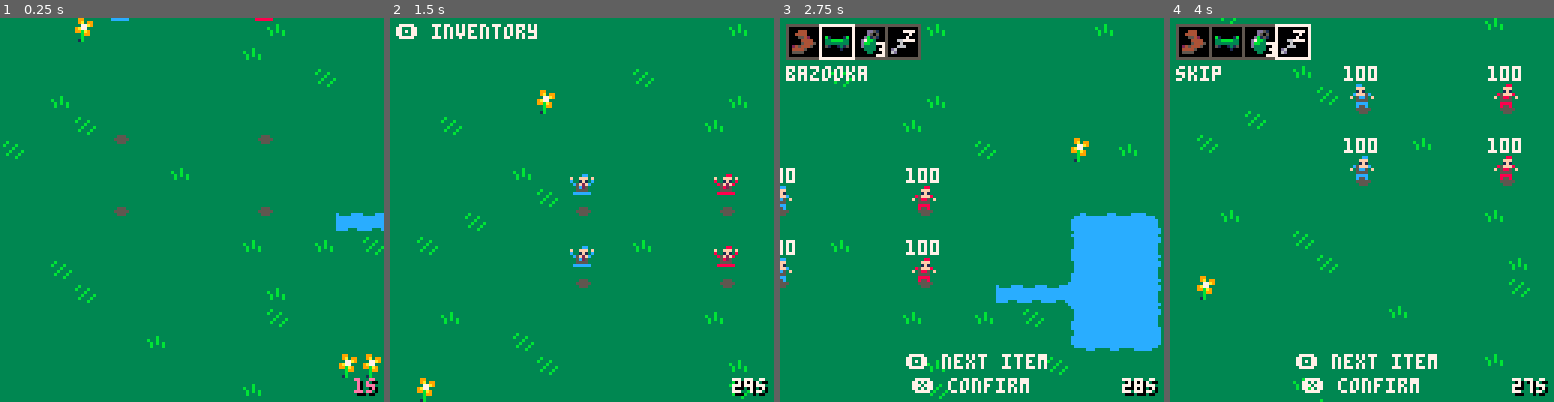
Above: before the commit, frames 1-4 (left to right).
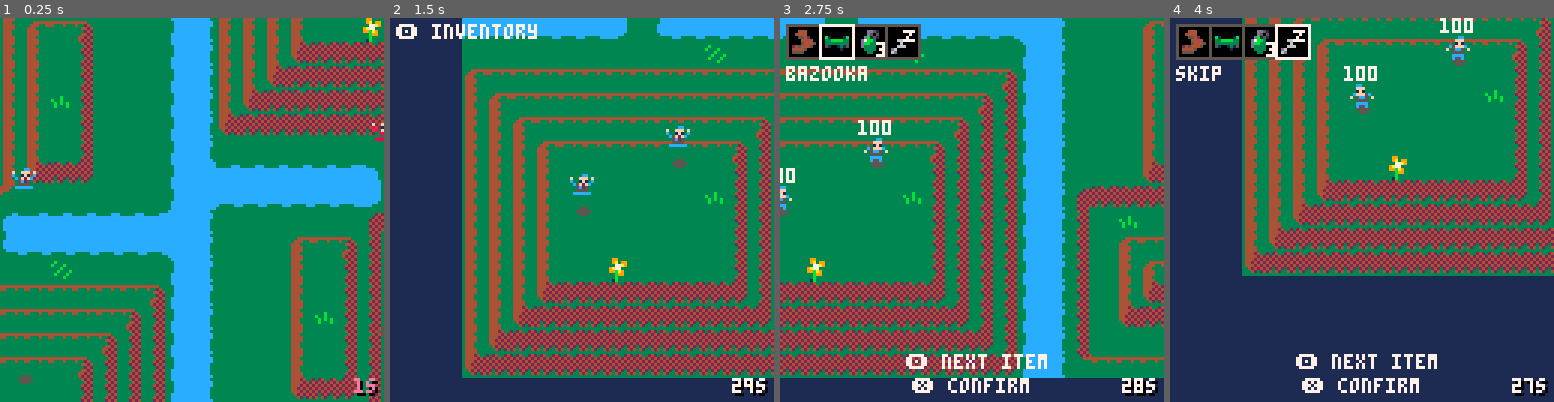
Above: after the commit, the same moments.

Repository: pedrus16/tiny-war
Game: PICO-8 cartridge hogs.p8
Two runs of this game, one before a commit and one after it. Both use one fixed random seed, a clock stepped at 60 frames per second and the inputs below.
Inputs:
- Up to frame 1 (0.25 s): no input
- Up to frame 2 (1.5 s): tap X (X key) at 0.33, 1.07 s; tap O (Z key) at 0.7 s
- Up to frame 3 (2.75 s): hold Right 1.6-2.1 s; tap O (Z key) at 1.7, 2.1, 2.5 s; tap X (X key) at 1.85 s; hold Up 2.15-2.42 s; hold Right from 2.47 s (still down)
- Up to frame 4 (4 s): tap O (Z key) at 2.9, 3.3, 3.7 s; tap X (X key) at 2.97 s; release Right at 3.03 s; hold Left 3.08-3.58 s; hold Down 3.63-3.97 s

The runs differ from the first frame. In frame 1, 41% of the frame differs, in the area x 0-100%, y 0-100%; in frame 2, 52%; in frame 3, 47%; in frame 4, 65%.

Commit message:
feat: heightmap WIP

Diff:
--- a/camera.lua
+++ b/camera.lua
@@ -13,7 +13,8 @@
 
 
 function draw_camera()
-	camera(main_camera.x*8-64,main_camera.y*8-64)
+	local x, y = scrn_xy(main_camera.x,main_camera.y, 0)
+	camera(x - 64, y - 64)
 end
 
 
--- a/hogs.p8
+++ b/hogs.p8
@@ -12,6 +12,7 @@
 #include ./unit.lua
 #include ./bullet.lua
 #include ./item.lua
+#include ./map.lua
 
 #include ./items/bazooka.lua
 #include ./items/hand_grenade.lua
@@ -88,6 +89,7 @@
 
 	-- draw the whole map (128⁙32)
 	map(0,0,0,0,map_size,map_size)
+	-- game_map:draw()
 
 	-- draw entities
 	for e in all (ents) do
@@ -327,41 +329,41 @@
 0000000000000000000000010101010100000000000000000000001010020202000000000000000000000002020202020000000000000000000000020202020200000000000000000000000000000000000000000000000000000000000000000000000000000000000000000000000000000000000000000000000000000000
 0000000000000000000000000000000000000000000000000000000000000000000000000000000000000000000000000000000000000000000000000000000000000000000000000000000000000000000000000000000000000000000000000000000000000000000000000000000000000000000000000000000000000000
 __map__
-0e0e0e0e0e0e0e0f0e0e0e0e0e0e0e0e0e0e0e0e0e0e0e0e0e0f0e0e0e0e0e0e3a3a3a3a3a3a3a3a3a3a3a3a3a3a3a3a3a3a3a3a3a3a3a3a3a3a3a3a3a3a3a3a00000000000000000000000000000000000000000000000000000000000000000000000000000000000000000000000000000000000000000000000000000000
-0e0e0c0e0e0b0e0e0e0e0e0e0e0e0e0d0f0e0e0e0e0e0e0e0e0e0e0e0e0e0e0e3a3a2a2a2a2a2a2a2a2a2a2a2a2a2a2a2a2a2a2a2a2a2a2a2a2a2a2a2a2a2a2a00000000000000000000000000000000000000000000000000000000000000000000000000000000000000000000000000000000000000000000000000000000
-0e0e0e0e0e0e0e0e0e0e0e0e0e0b0e0e0e0e0e0e0e0f0e0e0e0e0e0e0e0e0e0e3a2a2a1a1a1a1a1a1a1a1a1a1a1a1a1a1a1a1a1a1a1a1a1a1a1a1a1a1a1a1a1a00000000000000000000000000000000000000000000000000000000000000000000000000000000000000000000000000000000000000000000000000000000
-0e0e0e0e0e0e0e0e0e0e0e0e0e0e0e0e0e0e0e0e0e0e0e0e0e0e0e0e0e0f0e0e3a2a1a1a0a0a0a0a0a0a0a0a0a0a0a0a0a0a0a0a0a0a0a0a0a0a0a0a0a0a0a0a00000000000000000000000000000000000000000000000000000000000000000000000000000000000000000000000000000000000000000000000000000000
-0f0e0e0e0c0e0e0e0d0e0e0e0e0e0e0e0e0e0e0e0e0e0e0e0e0e0e0e0e0e0e0e3a2a1a0a0a39393939393939393939393939393939393939393939393939393900000000000000000000000000000000000000000000000000000000000000000000000000000000000000000000000000000000000000000000000000000000
-0e0e0e0e0e0e0e0e0e0e0e0e0e0e0e0e0e0e0e0c0e0e0e0e0e0e0c0e0e0e0e0e3a2a1a0a3939292929292929292929292929292929292929292929292929292900000000000000000000000000000000000000000000000000000000000000000000000000000000000000000000000000000000000000000000000000000000
-0e0e0e0e0e0e0e0e0e0e0e0e0e0e0e0e0e0e0e0e0e0e0e0e0e0e0e0e0e0e0e0e3a2a1a0a3929291919191919191919191919191919191919191919191919191900000000000000000000000000000000000000000000000000000000000000000000000000000000000000000000000000000000000000000000000000000000
-0e0c0e0e0b0e0e0e0e0e0e0e0e0e0e0f0e0e0e0e0e0e0e0e0e0e0e0e0e0c0e0e3a2a1a0a3929191909090909090909090909090909090909090909090909090900000000000000000000000000000000000000000000000000000000000000000000000000000000000000000000000000000000000000000000000000000000
-0e0e0e0e0e0e0e0e0e0e0e0d0e0e0e0e0e0e0e0c0e0e0e0e0e0e0e0e0e0e0e0e3a2a1a0a3929190909090909090909090909090909090909090909090909091900000000000000000000000000000000000000000000000000000000000000000000000000000000000000000000000000000000000000000000000000000000
-0e0e0e0e0e0e0e0f0e0e0e0e0e0e0e0e0e0e0c0e0e0e0e0e0e0e0e0e0e0e0e0e3a2a1a0a3929190909090919090909091919090919191909091919191909092900000000000000000000000000000000000000000000000000000000000000000000000000000000000000000000000000000000000000000000000000000000
-0e0e0e0e0e0e0e0e0e0e0e0e0e0e0e0e0e0e0e0e0e0f0e0e0e0d0e0c0e0e0e0e3a2a1a0a3929190909091919190909091919090919291909091929291909093900000000000000000000000000000000000000000000000000000000000000000000000000000000000000000000000000000000000000000000000000000000
-0e0e0d0e0e0e0e0e0e0e0c0e0e0e0e0e0e0e0e0e0e0e0e0e0e0e0e0e0e0e0e0e3a2a1a0a3929190909090919090909090909090919191909091929291909090a00000000000000000000000000000000000000000000000000000000000000000000000000000000000000000000000000000000000000000000000000000000
-0e0e0e0e0e0e0e0e0e0e0e0f0e0e0e0e0e0e0e0e0e0e0e0e0e0e0e0e0e0e0e0e3a2a1a0a3929190909090909090909090909090909090909091919191909091a00000000000000000000000000000000000000000000000000000000000000000000000000000000000000000000000000000000000000000000000000000000
-0e0e0e0e0e0e0e0e0f0e0e0e0e1b0e0e0e0e0e1c0e0e0e0e0e3b2f2f3c0e0e0c3a2a1a0a3929190909090909090909090909090909090909090909090909092a00000000000000000000000000000000000000000000000000000000000000000000000000000000000000000000000000000000000000000000000000000000
-0e0e0e0e0e0e0f0e0e0e0e0e0e0e0e0c0e0e0e0e0e0e0e0e0e2c1f1f2d0e0e0e3a2a1a0a3929190909090909090909090909090909090909090909090909093a00000000000000000000000000000000000000000000000000000000000000000000000000000000000000000000000000000000000000000000000000000000
-0e0e0e0e0e0e0e0e0e0e0e0e0e0e0e0e0e0e0e0e0e0e0e0e0e2c1f1f2d0e0e0e3a2a1a0a3929190909090909090909090909090909090909191919191909092a00000000000000000000000000000000000000000000000000000000000000000000000000000000000000000000000000000000000000000000000000000000
-0e0e0e0e0e0e0e0e0e0e0e0e0e1b0e0e0e0e0e1c0e0e3f3f3f1f1f1f2d0e0e0e3a2a1a0a3929190909090909090909090909090909090909192929291909091a00000000000000000000000000000000000000000000000000000000000000000000000000000000000000000000000000000000000000000000000000000000
-0e0e0e0c0e0e0e0c0e0e0e0e0e0e0e0e0e0e0c0e0e0c0e0f0e2c1f1f2d0e0e0e3a2a1a0a3929190909090909090909090909090909090909192939291909090a00000000000000000000000000000000000000000000000000000000000000000000000000000000000000000000000000000000000000000000000000000000
-0e0e0e0e0e0e0e0e0e0e0f0e0e0e0e0e0e0e0e0e0e0e0e0e0e3e2e2e3d0e0e0e3a2a1a0a3929190909090909090909090909090909090909192929291909093900000000000000000000000000000000000000000000000000000000000000000000000000000000000000000000000000000000000000000000000000000000
-0e0e0e0e0e0e0e0e0e0e0e0f0e0e0e0e0e0e0e0c0e0e0e0e0b0e0e0e0e0e0e0e3a2a1a0a3929190909090909090909090909090909090909191919191909092900000000000000000000000000000000000000000000000000000000000000000000000000000000000000000000000000000000000000000000000000000000
-0e0e0e0e0e0e0d0e0e0e0e0e0e0e0e0e0e0e0e0f0e0e0e0e0e0e0e0e0e0e0e0e3a2a1a0a3929190909090909090909090909090909090909090909090909091900000000000000000000000000000000000000000000000000000000000000000000000000000000000000000000000000000000000000000000000000000000
-0e0e0e0e0e0e0e0e0e0e0e0e0e0e0c0e0e0e0e0e0e0e0e0e0e0e0e0e0e0d0e0e3a2a1a0a3929190909090909090909090909090909090909090909090909090900000000000000000000000000000000000000000000000000000000000000000000000000000000000000000000000000000000000000000000000000000000
-0e0f0e0e0e0e0e0e0e0e0e0e0e0e0e0e0e0e0e0e0e0e0d0d0e0e0e0e0e0e0e0e3a2a1a0a3929190909090909090909090909090909090919191919191909090900000000000000000000000000000000000000000000000000000000000000000000000000000000000000000000000000000000000000000000000000000000
-0e0e0e0e0e0e0e0e0e0e0e0e0e0e0e0e0e0e0c0e0e0e0e0e0e0e0e0e0e0e0e0e3a2a1a0a3929190909090909090909090909090909090919292929291909090900000000000000000000000000000000000000000000000000000000000000000000000000000000000000000000000000000000000000000000000000000000
-0e0e0e0c0e0e0e0e0e0e0c0e0e0e0e0e0e0e0e0e0e0e0e0e0e0e0e0e0e0c0e0e3a2a1a0a3929190909090909091919191919191909090919293939291909090900000000000000000000000000000000000000000000000000000000000000000000000000000000000000000000000000000000000000000000000000000000
-0e0e0e0e0e0e0e0e0e0e0e0f0e0e0e0e0e0e0e0e0e0e0e0e0e0e0e0e0e0e0d0e3a2a1a0a3929190909090909091929292929291909090919293939291909090900000000000000000000000000000000000000000000000000000000000000000000000000000000000000000000000000000000000000000000000000000000
-0e0e0e0e0e0e0e0e0e0e0e0e0e0e0e0e0e0e0e0e0e0e0e0e0e0e0e0c0e0e0e0e3a2a1a0a3929190909090909091929393939291909090919292929291909090900000000000000000000000000000000000000000000000000000000000000000000000000000000000000000000000000000000000000000000000000000000
-0e0e0e0e0e0e0d0e0e0e0e0e0e0e0e0e0e0d0e0e0e0e0e0e0e0e0e0e0e0e0e0e3a2a1a0a3929190909090909091929390a39291909090919191919191909090900000000000000000000000000000000000000000000000000000000000000000000000000000000000000000000000000000000000000000000000000000000
-0e0e0e0e0e0e0e0c0e0e0e0e0e0e0e0e0e0e0e0e0e0e0e0e0e0e0e0e0e0e0e0e3a2a1a0a3929190909090909091929393939291909090909090909090909090900000000000000000000000000000000000000000000000000000000000000000000000000000000000000000000000000000000000000000000000000000000
-0e0f0e0e0e0e0e0e0e0e0e0e0e0e0c0e0e0e0e0e0e0e0f0e0e0e0e0e0e0c0e0e3a2a1a0a3929190909090909091929292929291909090909090909090909090900000000000000000000000000000000000000000000000000000000000000000000000000000000000000000000000000000000000000000000000000000000
-0e0e0e0e0e0e0e0e0e0e0e0e0e0e0e0e0e0e0e0c0e0e0e0e0e0e0f0e0e0e0e0e3a2a1a0a3929190909090909091919191919191909090909090909090909090900000000000000000000000000000000000000000000000000000000000000000000000000000000000000000000000000000000000000000000000000000000
-0e0e0e0e0e0e0e0e0e0e0e0e0e0e0e0e0e0e0e0e0e0b0e0e0e0e0e0e0e0e0e0e3a2a1a0a3929190909090909090909090909090909090909090909090909090900000000000000000000000000000000000000000000000000000000000000000000000000000000000000000000000000000000000000000000000000000000
-…(6 lines of a section not shown)…
+1929292929292929292929292929382c2d08090909090909090909090909090a000000000000000000000000000000000000000000000000000000000000000000000000000000000000000000000000000000000000000000000000000000000000000000000000000000000000000000000000000000000000000000000000
+1a0e0c0e0e0b0e0e0e0e0e0e0e0e182c2d180809090909090909090909090a1a000000000000000000000000000000000000000000000000000000000000000000000000000000000000000000000000000000000000000000000000000000000000000000000000000000000000000000000000000000000000000000000000
+1a0e080909090909090909090a0e182c2d1818080909090909090909090a1a1a000000000000000000000000000000000000000000000000000000000000000000000000000000000000000000000000000000000000000000000000000000000000000000000000000000000000000000000000000000000000000000000000
+1a0e1808090909090909090a1a0e182c2d18181808090909090909090a1a1a1a000000000000000000000000000000000000000000000000000000000000000000000000000000000000000000000000000000000000000000000000000000000000000000000000000000000000000000000000000000000000000000000000
+1a0e1828292929292929292a1a0e182c2d181818180e0e0e0e0e1c0e1a1a1a1a000000000000000000000000000000000000000000000000000000000000000000000000000000000000000000000000000000000000000000000000000000000000000000000000000000000000000000000000000000000000000000000000
+1a0e282929292929292929292a0e182c2d181818180e0e0e0e0e0e0c1a1a1a1a000000000000000000000000000000000000000000000000000000000000000000000000000000000000000000000000000000000000000000000000000000000000000000000000000000000000000000000000000000000000000000000000
+1a0e0e0e0e0e0e0e0e0e0e0e0e0e182c2d181818180e1c0e0e0e0e0e1a1a1a1a000000000000000000000000000000000000000000000000000000000000000000000000000000000000000000000000000000000000000000000000000000000000000000000000000000000000000000000000000000000000000000000000
+3a09090909090a0e080909090909392c2d181818180e0e0e0e0e0e0e1a1a1a1a000000000000000000000000000000000000000000000000000000000000000000000000000000000000000000000000000000000000000000000000000000000000000000000000000000000000000000000000000000000000000000000000
+08090909090a1a0e1808090a0e0e0e2c2d181818180e0e0d0e0e0e0e1a1a1a1a000000000000000000000000000000000000000000000000000000000000000000000000000000000000000000000000000000000000000000000000000000000000000000000000000000000000000000000000000000000000000000000000
+180809090a1a1a0f18180e1a0e0e0e2c2d18181828292929292929292a1a1a1a000000000000000000000000000000000000000000000000000000000000000000000000000000000000000000000000000000000000000000000000000000000000000000000000000000000000000000000000000000000000000000000000
+1818080a1a1a1a0e18180e1a0e0e0e2c2d1818282929292929292929292a1a1a000000000000000000000000000000000000000000000000000000000000000000000000000000000000000000000000000000000000000000000000000000000000000000000000000000000000000000000000000000000000000000000000
+1818181a1a1a1a0e18180c1a0e0e0e2c2d182829292929292929292929292a1a000000000000000000000000000000000000000000000000000000000000000000000000000000000000000000000000000000000000000000000000000000000000000000000000000000000000000000000000000000000000000000000000
+1818282a1a1a1a1b18180e1a0e0e0e2c2d28292929292929292929292929292a000000000000000000000000000000000000000000000000000000000000000000000000000000000000000000000000000000000000000000000000000000000000000000000000000000000000000000000000000000000000000000000000
+182829292a1a1a0e18180e1a0e0e0e2c2d0e0e0e0e0e0e0e0e0e0e0e0e0e0e0e000000000000000000000000000000000000000000000000000000000000000000000000000000000000000000000000000000000000000000000000000000000000000000000000000000000000000000000000000000000000000000000000
+28292929292a1a0e1828292a0e0e0e2c1d2f2f2f2f2f2f3c0e3b2f2f2f2f2f2f000000000000000000000000000000000000000000000000000000000000000000000000000000000000000000000000000000000000000000000000000000000000000000000000000000000000000000000000000000000000000000000000
+0e0e0e0e0e0e3a09390e0e0e0e0e0e2c1d2e2e2e2e2e2e3d0e3e2e2e2e2e2e2e000000000000000000000000000000000000000000000000000000000000000000000000000000000000000000000000000000000000000000000000000000000000000000000000000000000000000000000000000000000000000000000000
+2f2f2f2f2f2f3c0e3b2f2f2f2f2f2f1d2d0e0e0e0e0e0e1929380e0e0e0e0e0e000000000000000000000000000000000000000000000000000000000000000000000000000000000000000000000000000000000000000000000000000000000000000000000000000000000000000000000000000000000000000000000000
+2e2e2e2e2e2e3d0e3e2e2e2e2e2e2e1d2d0e0e0e08090a1a0e1808090909090a000000000000000000000000000000000000000000000000000000000000000000000000000000000000000000000000000000000000000000000000000000000000000000000000000000000000000000000000000000000000000000000000
+0e0e0e0e0e0e0e0e0e0e0f0e0e0e0e2c2d0e0e0e180e1a1a0e18180809090a1a000000000000000000000000000000000000000000000000000000000000000000000000000000000000000000000000000000000000000000000000000000000000000000000000000000000000000000000000000000000000000000000000
+08090909090909090909090909090a2c2d0e0e0e180e1a1a0e181818080a1a1a000000000000000000000000000000000000000000000000000000000000000000000000000000000000000000000000000000000000000000000000000000000000000000000000000000000000000000000000000000000000000000000000
+180809090909090909090909090a1a2c2d0e0e0e180c1a1a0e181818181a1a1a000000000000000000000000000000000000000000000000000000000000000000000000000000000000000000000000000000000000000000000000000000000000000000000000000000000000000000000000000000000000000000000000
+1818080909090909090909090a1a1a2c2d0e0e0e180e1a1a1c181818282a1a1a000000000000000000000000000000000000000000000000000000000000000000000000000000000000000000000000000000000000000000000000000000000000000000000000000000000000000000000000000000000000000000000000
+18181808090909090909090a1a1a1a2c2d0e0e0e180e1a1a0e18182829292a1a000000000000000000000000000000000000000000000000000000000000000000000000000000000000000000000000000000000000000000000000000000000000000000000000000000000000000000000000000000000000000000000000
+181818180e0e0e0e0e1b0e1a1a1a1a2c2d0e0e0e28292a1a0e1828292929292a000000000000000000000000000000000000000000000000000000000000000000000000000000000000000000000000000000000000000000000000000000000000000000000000000000000000000000000000000000000000000000000000
+181818180e0e0e0e0e0e0c1a1a1a1a2c2d1929292929292a0e28292929292938000000000000000000000000000000000000000000000000000000000000000000000000000000000000000000000000000000000000000000000000000000000000000000000000000000000000000000000000000000000000000000000000
+181818180e1b0e0e0e0e0e1a1a1a1a2c2d1a0e0c0e0e0b0e0e0e0e0e0e0e0e18000000000000000000000000000000000000000000000000000000000000000000000000000000000000000000000000000000000000000000000000000000000000000000000000000000000000000000000000000000000000000000000000
+181818180e0e0e0e0e0e0e1a1a1a1a2c2d1a0e080909090909090909090a0e18000000000000000000000000000000000000000000000000000000000000000000000000000000000000000000000000000000000000000000000000000000000000000000000000000000000000000000000000000000000000000000000000
+181818180e0e0d0e0e0e0e1a1a1a1a2c2d1a0e1808090909090909090a1a0e18000000000000000000000000000000000000000000000000000000000000000000000000000000000000000000000000000000000000000000000000000000000000000000000000000000000000000000000000000000000000000000000000
+18181828292929292929292a1a1a1a2c2d1a0e1828292929292929292a1a0e18000000000000000000000000000000000000000000000000000000000000000000000000000000000000000000000000000000000000000000000000000000000000000000000000000000000000000000000000000000000000000000000000
+1818282929292929292929292a1a1a2c2d1a0e282929292929292929292a0e18000000000000000000000000000000000000000000000000000000000000000000000000000000000000000000000000000000000000000000000000000000000000000000000000000000000000000000000000000000000000000000000000
+182829292929292929292929292a1a2c2d1a0e0e0e0e0e0e0e0e0e0e0e0e0e18000000000000000000000000000000000000000000000000000000000000000000000000000000000000000000000000000000000000000000000000000000000000000000000000000000000000000000000000000000000000000000000000
+28292929292929292929292929292a2c2d3a0909090909090909090909090939000000000000000000000000000000000000000000000000000000000000000000000000000000000000000000000000000000000000000000000000000000000000000000000000000000000000000000000000000000000000000000000000
+…(6 lines of a section not shown)…
--- a/item.lua
+++ b/item.lua
@@ -53,6 +53,7 @@
 	if (debug) ?flr(a*360),sx-16,sy-12,7
 end
 
+
 function draw_dir_arrow(dir,x,y)
 	local d=8 -- distance from unit
 	local l=6 -- arrow length
@@ -68,7 +69,7 @@
 	if (debug) ?flr(dir*360),x,y,10
 end
 
-
+-- TODO Generate arrow coords in world then convert using scrn_xy
 function draw_aim(item,u)
 	-- direction arrow
 	local dir=0
--- /dev/null
+++ b/map.lua
@@ -0,0 +1,36 @@
+game_map = {}
+
+height_map = {
+    [9] = 0,
+    [25] = 1,
+    [41] = 2,
+    [57] = 3,
+    [10] = 4,
+    [26] = 5,
+    [42] = 6,
+    [58] = 7
+}
+
+function get_height(x, y)
+    return height_map[mget(x, y)]
+end
+
+function game_map:draw()
+    color(3)
+    local height_strength = 2
+    local tile_size = 8
+    for x = 0, 30 do
+        for y = 0, 30 do
+            -- local nw_x, nw_y = scrn_xy(x, y, get_height(x + 32, y) / height_strength)
+            -- local ne_x, ne_y = scrn_xy(x + 1, y, get_height(x + 1 + 32, y) / height_strength)
+            -- local se_x, se_y = scrn_xy(x + 1, y + 1, get_height(x + 1 + 32, y + 1) / height_strength)
+            -- local sw_x, sw_y = scrn_xy(x, y + 1, get_height(x + 32, y + 1) / height_strength)
+
+            -- line(nw_x, nw_y, ne_x, ne_y)
+            -- line(ne_x, ne_y, se_x, se_y)
+            -- line(se_x, se_y, sw_x, sw_y)
+            -- line(sw_x, sw_y, nw_x, nw_y)
+
+        end
+    end
+end
--- a/utils.lua
+++ b/utils.lua
@@ -1,9 +1,19 @@
 -- Utils
+
+pi = 3.14159265359
 
 function noop() end
 
+-- convert 3D map coords to screen coords
 function scrn_xy(x,y,z)
-	return x*8,(y-z)*8
+    local size = 8
+    local tilt = 1 -- 0.5
+    local angle = 0 -- + 0.125
+    local ca,sa = cos(angle), sin(angle)
+    local ox = x * size * ca - y * size * sa
+    local oy = x * size * sa + y * size * ca
+    return ox, oy * tilt - z * size
+	-- return x*8,(y*0.5-z)*8
 end
 
 function move(e)
Not shown, changed: 32 lines of the sprite sheet (__gfx__) section of hogs.p8
